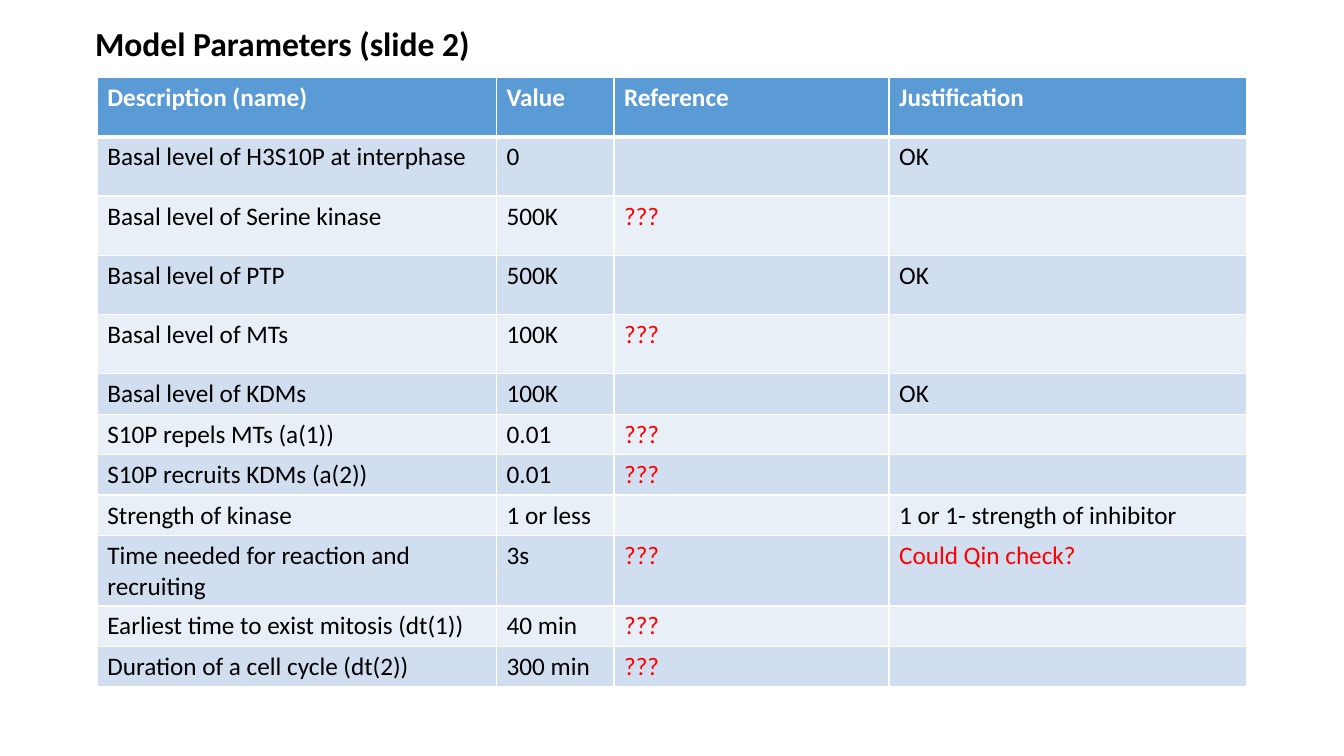
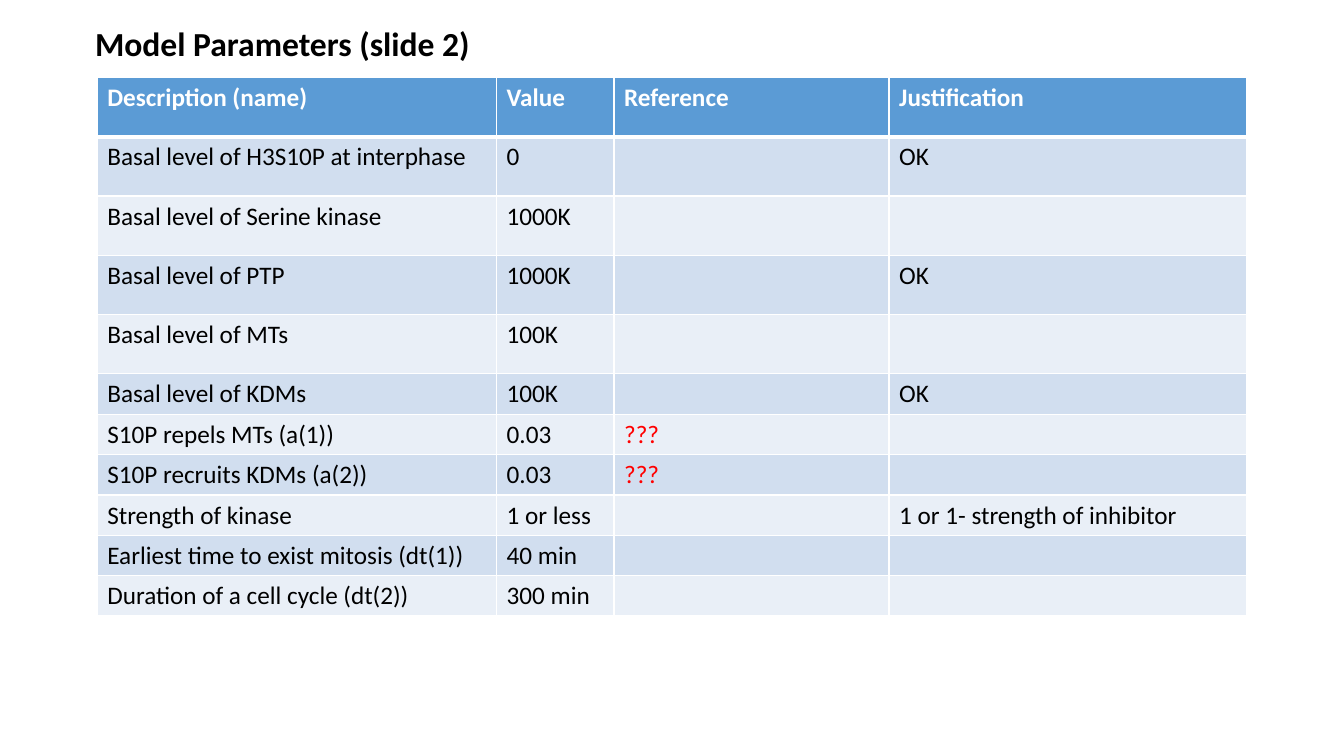
Before and after one commit to lu6007/fluocell, a slide deck: slide 6 of app/model/result_0211_2017.pptx. Drawn at 1344x756 pixels with LibreOffice and Linux fonts; fonts in the diff are those of the drawing. Boxes give left, top, right and bottom in pixels: in the first picture for what was removed or moved away, otherwise in the second. Text is boxed around its words. In the diff, an @@ line names an element or a change of style, - is before the commit and + after.

```diff
--- a/app/model/result_0211_2017.pptx
+++ b/app/model/result_0211_2017.pptx
@@ table at (98, 78, 1248, 616) @@
-row 3, column 2: 500K
+row 3, column 2: 1000K
-row 3, column 3: ???
+row 3, column 3: 
-row 4, column 2: 500K
+row 4, column 2: 1000K
-row 5, column 3: ???
+row 5, column 3: 
-row 7, column 2: 0.01
+row 7, column 2: 0.03
-row 8, column 2: 0.01
+row 8, column 2: 0.03
-row 10: Time needed for reaction and recruiting | 3s | ??? | Could Qin check?
-row 11: Earliest time to exist mitosis (dt(1)) | 40 min | ??? | 
-row 12: Duration of a cell cycle (dt(2)) | 300 min | ??? | 
+row 10: Earliest time to exist mitosis (dt(1)) | 40 min |  | 
+row 11: Duration of a cell cycle (dt(2)) | 300 min |  | 
```
Also in this commit, not shown: 6 other slides changed, 1 slide added, 1 slide removed, 4 other files.
